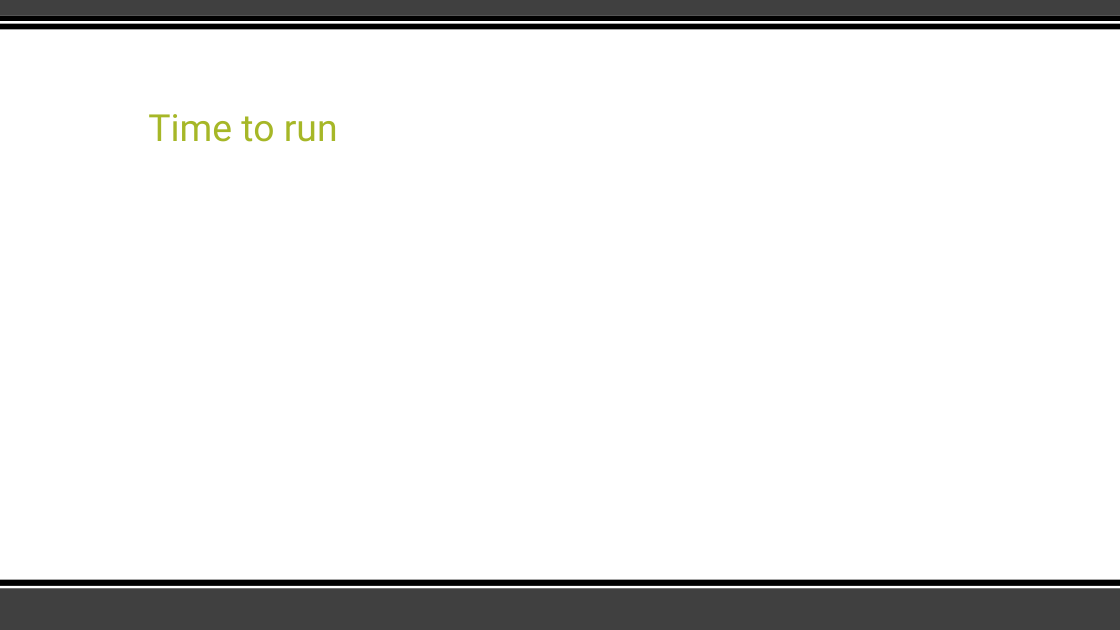
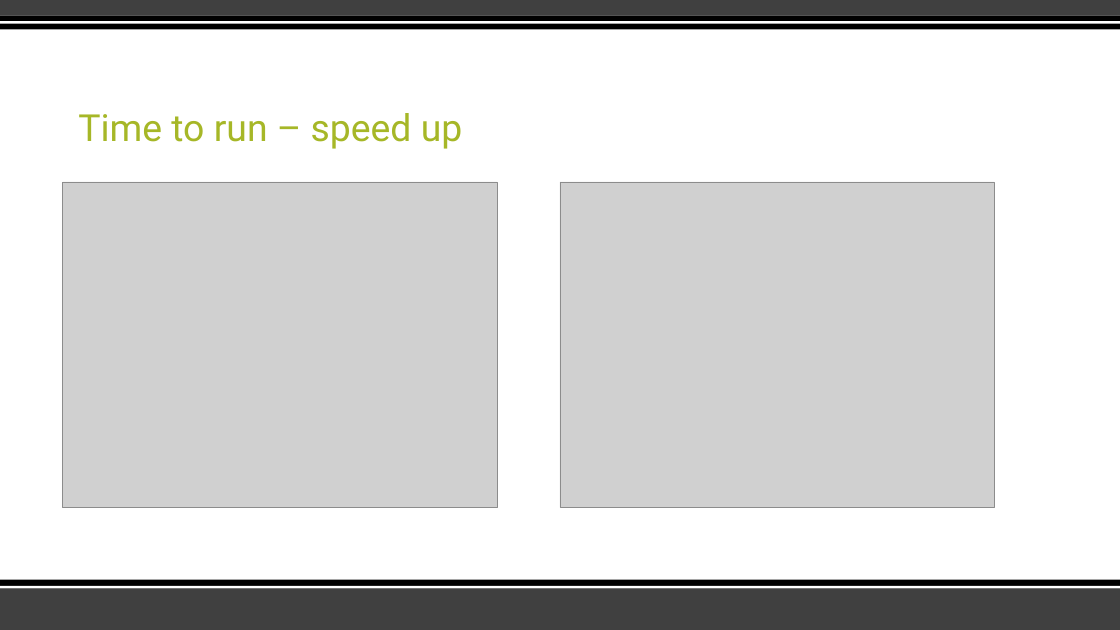
Before and after one commit to tahoeschrader/PHYS566_group4_project-1a_walk-diffusion-cluster, a slide deck: slide 6 of Percolation/Percolation_Presentation.pptx. Drawn at 1120x630 pixels with LibreOffice and Linux fonts; fonts in the diff are those of the drawing; grey boxes stand for pictures. Boxes give left, top, right and bottom in pixels: in the first picture for what was removed or moved away, otherwise in the second. Text is boxed around its words. In the diff, an @@ line names an element or a change of style, - is before the commit and + after.

Commit message:
added time discussion slide
added slide with plots of time dependencies

```diff
--- a/Percolation/Percolation_Presentation.pptx
+++ b/Percolation/Percolation_Presentation.pptx
@@ title at [78,113,463,149]: text changed @@
-Time to run
+Time to run – speed up
@@ picture added at [63,182,497,508] @@
@@ picture added at [560,182,994,508] @@
```
Also in this commit, not shown: 2 other slides changed.
